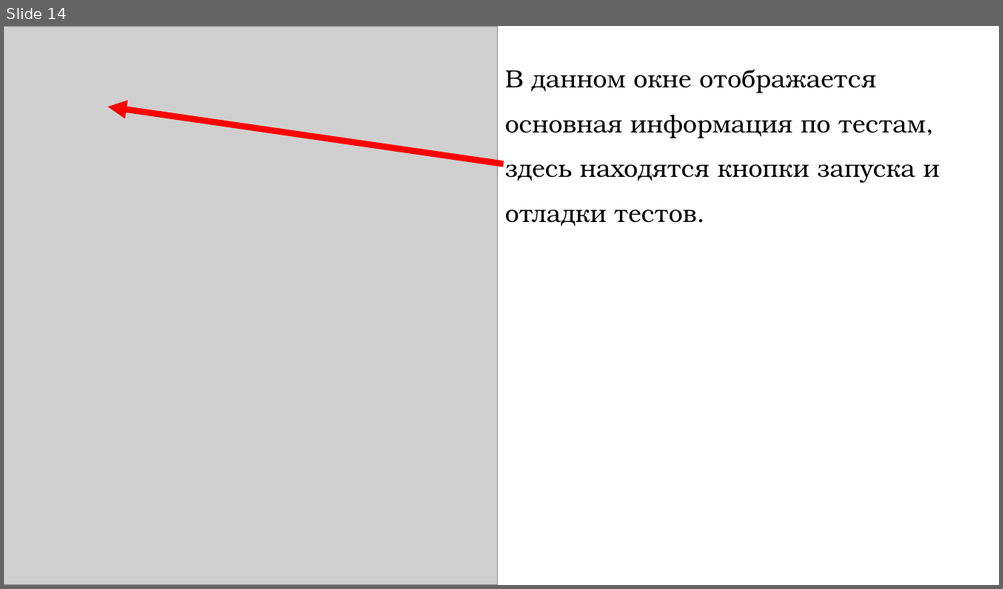
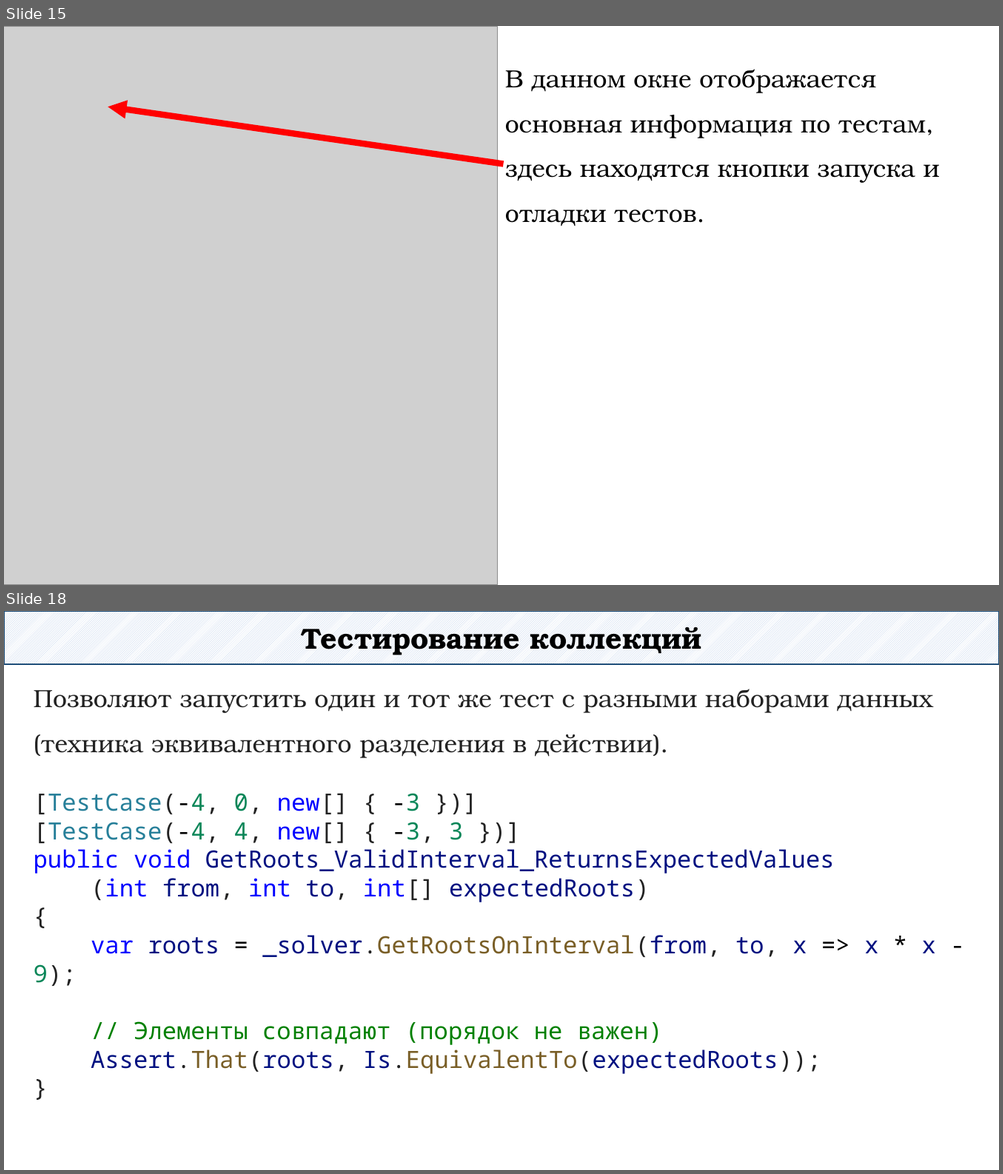
Before and after one commit to DaniilKlyukin/OOP-4, a slide deck: Лекции/ООП 1 лек 3.pptx. Shown one above the other, each under a label of ours: slide 14 before the commit, slides 15 and 18 after it; the slides between them are not shown. The pictures are 1003x589 and 1003x1174 pixels, drawn with LibreOffice and Linux fonts; fonts in the diff are those of the drawing; grey boxes stand for pictures. Boxes give left, top, right and bottom in pixels: in the first picture for what was removed or moved away, otherwise in the second. Text is boxed around its words. In the diff, an @@ line names an element or a change of style, - is before the commit and + after.

```diff
--- a/Лекции/ООП 1 лек 3.pptx
+++ b/Лекции/ООП 1 лек 3.pptx
@@ slide 18 added at [4,611,999,1170], background #FFFFFF @@
@@ rectangle added at [4,611,999,665], fill pattern #B4C7E7 on #FFFFFF, outline #1F4E79 1.25 pt, 28 pt, text #000000, bold @@
+Тестирование коллекций
@@ text added at [34,689,936,1074], 23 pt, text #222222 @@
+Позволяют запустить один и тот же тест с разными наборами данных (техника эквивалентного разделения в действии).
+[TestCase(-4, 0, new[] { -3 })]
+[TestCase(-4, 4, new[] { -3, 3 })]
+public void GetRoots_ValidInterval_ReturnsExpectedValues
+(int from, int to, int[] expectedRoots)
+{
+var roots = _solver.GetRootsOnInterval(from, to, x => x * x - 9);
+// Элементы совпадают (порядок не важен)
+Assert.That(roots, Is.EquivalentTo(expectedRoots));
+}
@@ what was slide 14 is now slide 15 @@
```
Also in this commit, not shown: 6 slides changed, 29 other slides added, 15 slides removed.
